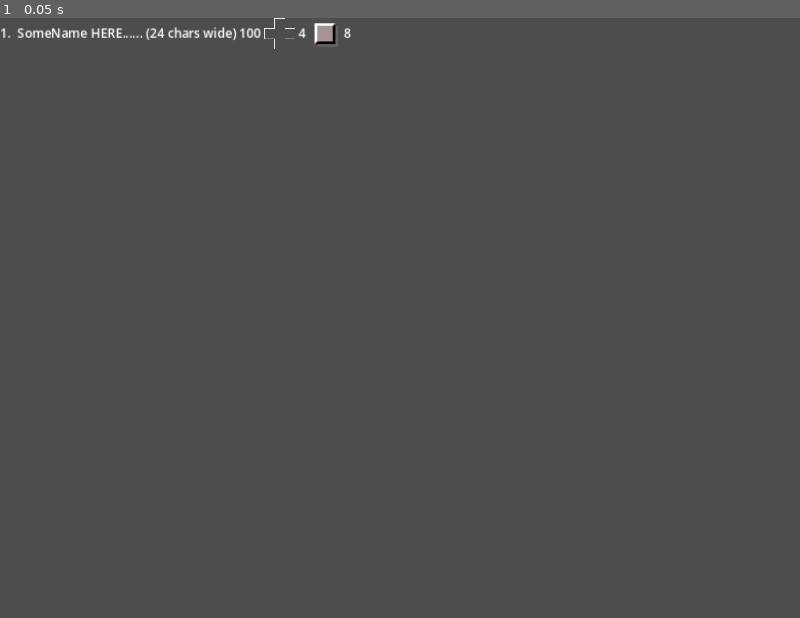
Above: before the commit, frame 1.
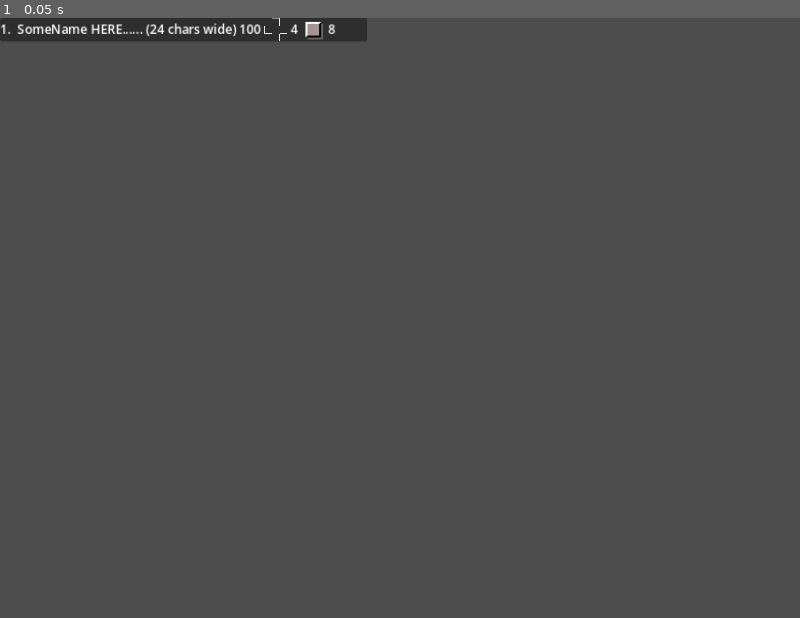
Above: after the commit, the same moment.

Repository: Infini-Creation/Ishid-O-Matic_Reborn
Game: Godot game, scene res://Scenes/HighScores/ScoreItem.tscn
Two runs of this game, one before a commit and one after it. Both use one fixed random seed, a clock stepped at 60 frames per second and the inputs below. This scene is started directly instead of the project's main scene.
Inputs:
- Up to frame 1 (0.05 s): no input

The runs differ from the first frame. In frame 1, 1.6% of the frame differs, in the area x 0-46%, y 0-6%.

Commit message:
Highscore line item improved

Diff:
--- a/project/Scenes/HighScores/ScoreItem.tscn
+++ b/project/Scenes/HighScores/ScoreItem.tscn
@@ -1,16 +1,64 @@
-[gd_scene load_steps=3 format=3 uid="uid://d3nnw4t638j24"]
+[gd_scene load_steps=4 format=3 uid="uid://d3nnw4t638j24"]
 
+[ext_resource type="Script" path="res://Scripts/Menus/Highscores-ScoreItem.gd" id="1_5a4bo"]
 [ext_resource type="Texture2D" uid="uid://coce3131s58m8" path="res://Arts/Gfx/Icons/4ways-icon.png" id="1_w5xnk"]
 [ext_resource type="Texture2D" uid="uid://cfq636w474fye" path="res://Arts/Gfx/Icons/mini-tile.png" id="2_i2tf0"]
 
 [node name="Control" type="Control"]
+custom_minimum_size = Vector2(470, 30)
 layout_mode = 3
 anchors_preset = 0
-offset_right = 40.0
-offset_bottom = 40.0
+offset_right = 470.0
+offset_bottom = 30.0
 size_flags_vertical = 4
+script = ExtResource("1_5a4bo")
+
+[node name="PanelContainer" type="PanelContainer" parent="."]
+custom_minimum_size = Vector2(470, 30)
+layout_mode = 0
+offset_right = 470.0
+offset_bottom = 30.0
+
+[node name="HBoxContainer" type="HBoxContainer" parent="PanelContainer"]
+layout_mode = 2
+
+[node name="Rank" type="Label" parent="PanelContainer/HBoxContainer"]
+layout_mode = 2
+text = "1. "
+visible_characters = 3
+visible_characters_behavior = 1
+
+[node name="Name" type="Label" parent="PanelContainer/HBoxContainer"]
+custom_minimum_size = Vector2(280, 0)
+layout_mode = 2
+text = "SomeName HERE...... (24 chars wide)"
+
+[node name="Score" type="Label" parent="PanelContainer/HBoxContainer"]
+layout_mode = 2
+text = "100"
+
+[node name="FourWaysIcon" type="TextureRect" parent="PanelContainer/HBoxContainer"]
+texture_filter = 1
+layout_mode = 2
+texture = ExtResource("1_w5xnk")
+expand_mode = 3
+stretch_mode = 5
+
+[node name="FourWays" type="Label" parent="PanelContainer/HBoxContainer"]
+layout_mode = 2
+text = "4"
+
+[node name="TileIcon" type="TextureRect" parent="PanelContainer/HBoxContainer"]
+layout_mode = 2
+texture = ExtResource("2_i2tf0")
+expand_mode = 3
+
+[node name="TilesRemaining" type="Label" parent="PanelContainer/HBoxContainer"]
+layout_mode = 2
+text = "8"
 
 [node name="NinePatchRect" type="NinePatchRect" parent="."]
+visible = false
 layout_mode = 1
 anchors_preset = -1
 anchor_right = 11.5
@@ -18,38 +66,3 @@
 grow_horizontal = 2
 grow_vertical = 2
 metadata/_edit_use_anchors_ = true
-
-[node name="HBoxContainer" type="HBoxContainer" parent="NinePatchRect"]
-layout_mode = 0
-offset_right = 40.0
-offset_bottom = 40.0
-
-[node name="Rank" type="Label" parent="NinePatchRect/HBoxContainer"]
-layout_mode = 2
-text = "1. "
-
-[node name="Name" type="Label" parent="NinePatchRect/HBoxContainer"]
-layout_mode = 2
-text = "SomeName HERE...... (24 chars wide)"
-
-[node name="Score" type="Label" parent="NinePatchRect/HBoxContainer"]
-layout_mode = 2
-text = "100"
-
-[node name="FourWaysIcon" type="TextureRect" parent="NinePatchRect/HBoxContainer"]
-layout_mode = 2
-texture = ExtResource("1_w5xnk")
-expand_mode = 3
-
-[node name="FourWays" type="Label" parent="NinePatchRect/HBoxContainer"]
-layout_mode = 2
-text = "4"
-
-[node name="TileIcon" type="TextureRect" parent="NinePatchRect/HBoxContainer"]
-layout_mode = 2
-texture = ExtResource("2_i2tf0")
-expand_mode = 3
-
-[node name="TilesRemaining" type="Label" parent="NinePatchRect/HBoxContainer"]
-layout_mode = 2
-text = "8"
--- /dev/null
+++ b/project/Scripts/Menus/Highscores-ScoreItem.gd
@@ -0,0 +1,35 @@
+extends Control
+
+var Rank : int
+var Name : String
+var Score : int
+var FourWaysCount : int
+var RemainingTiles : int
+
+func _ready():
+	pass
+
+func init(newRank : int, newName : String, newScore : int, newFourWaysCount : int, newRemainingTiles : int):
+	Rank = newRank
+	Name = newName
+	Score = newScore
+	FourWaysCount = newFourWaysCount
+	RemainingTiles = newRemainingTiles
+
+	var rankstr : String = ""
+	if newRank < 10:
+		rankstr = " "
+
+	#need fixed size font
+	$PanelContainer/HBoxContainer/Rank.text = rankstr + str(newRank) + "."
+	$PanelContainer/HBoxContainer/Name.text = newName
+	$PanelContainer/HBoxContainer/Score.text = str(newScore)
+	$PanelContainer/HBoxContainer/FourWays.text = str(newFourWaysCount)
+	$PanelContainer/HBoxContainer/TilesRemaining.text = str(newRemainingTiles)
+
+func set_values(newRank : int, newName : String, newScore : int, newFourWaysCount : int, newRemainingTiles : int) -> void:
+	$PanelContainer/HBoxContainer/Rank.text = str(newRank)
+	$PanelContainer/HBoxContainer/Name.text = newName
+	$PanelContainer/HBoxContainer/Score.text = str(newScore)
+	$PanelContainer/HBoxContainer/FourWays.text = str(newFourWaysCount)
+	$PanelContainer/HBoxContainer/TilesRemaining.text = str(newRemainingTiles)
